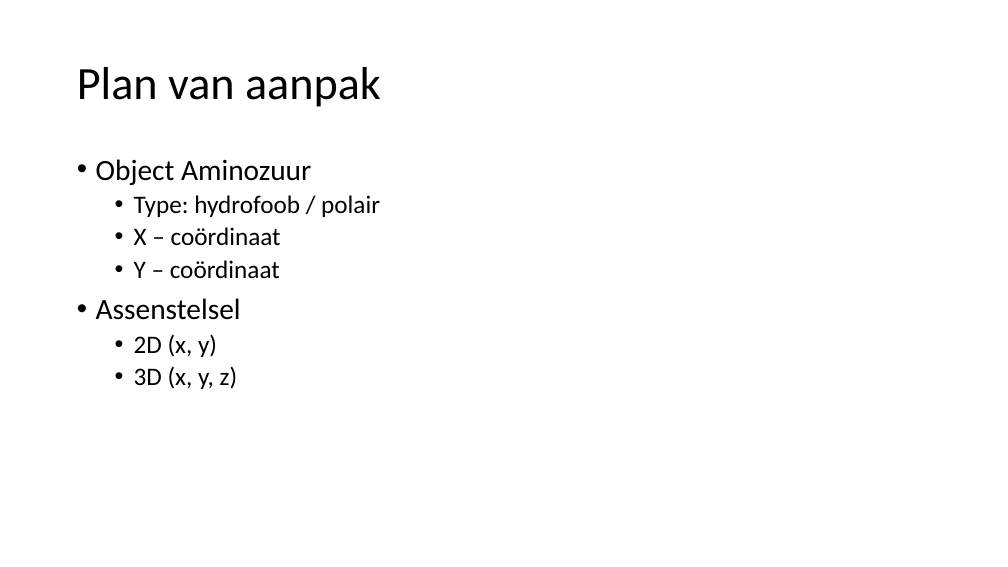
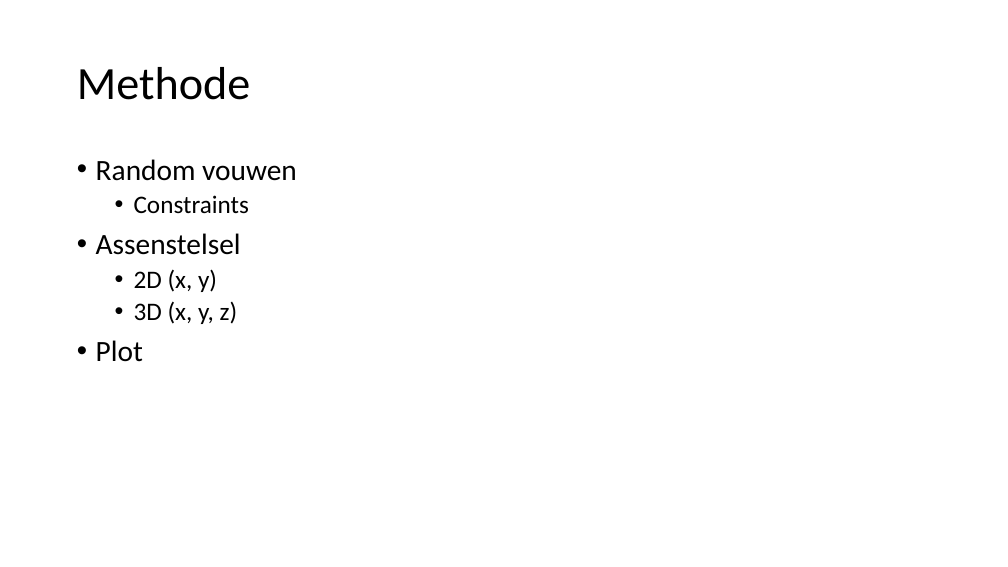
Before and after one commit to LunarLite/Proteasen, a slide deck: slide 7 of Presentations/Proteasen - week 1.pptx (slide 5 before the commit). Drawn at 1008x567 pixels with LibreOffice and Linux fonts; fonts in the diff are those of the drawing. Boxes give left, top, right and bottom in pixels: in the first picture for what was removed or moved away, otherwise in the second. Text is boxed around its words. In the diff, an @@ line names an element or a change of style, - is before the commit and + after.

```diff
--- a/Presentations/Proteasen - week 1.pptx
+++ b/Presentations/Proteasen - week 1.pptx
@@ title at [77, 67, 251, 100]: text changed @@
-Plan van aanpak
+Methode
@@ text at [96, 159, 297, 214]: text changed; size 24 to 28 pt @@
-• Object Aminozuur
-  • Type: hydrofoob / polair
-  • X – coördinaat
-  • Y – coördinaat
+• Random vouwen
+  • Constraints
@@ text at [96, 340, 143, 362]: paragraph added @@
+• Plot
```
Also in this commit, not shown: 2 slides added, 1 other file.
